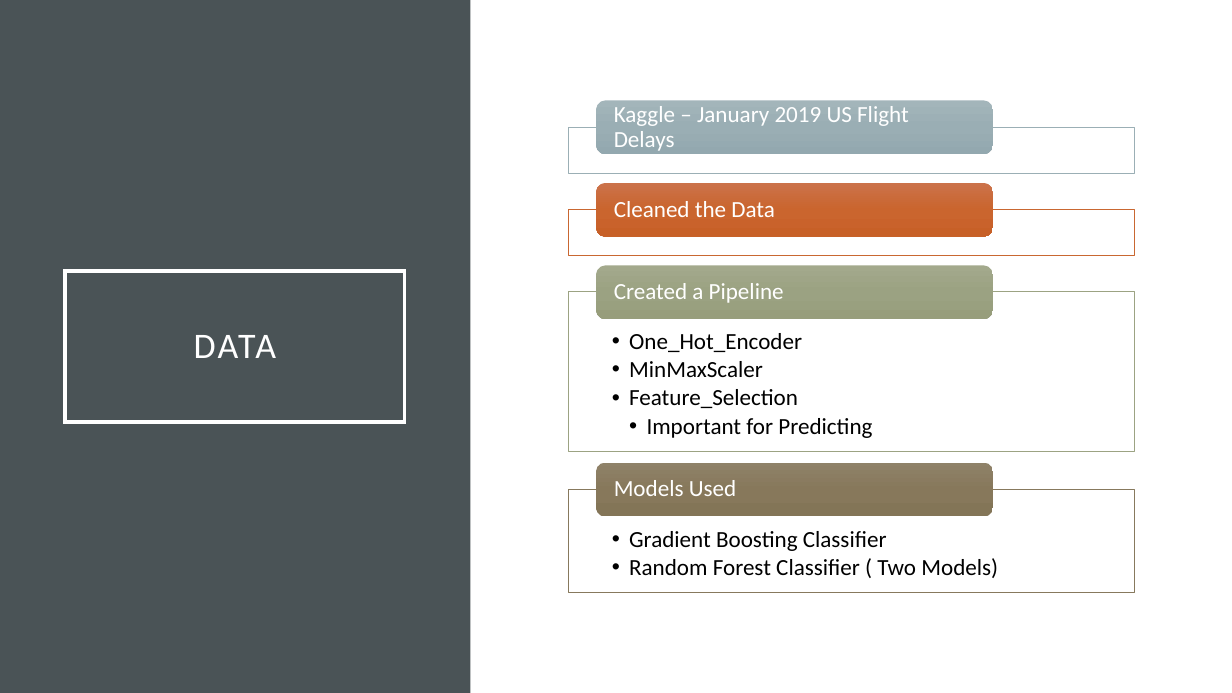
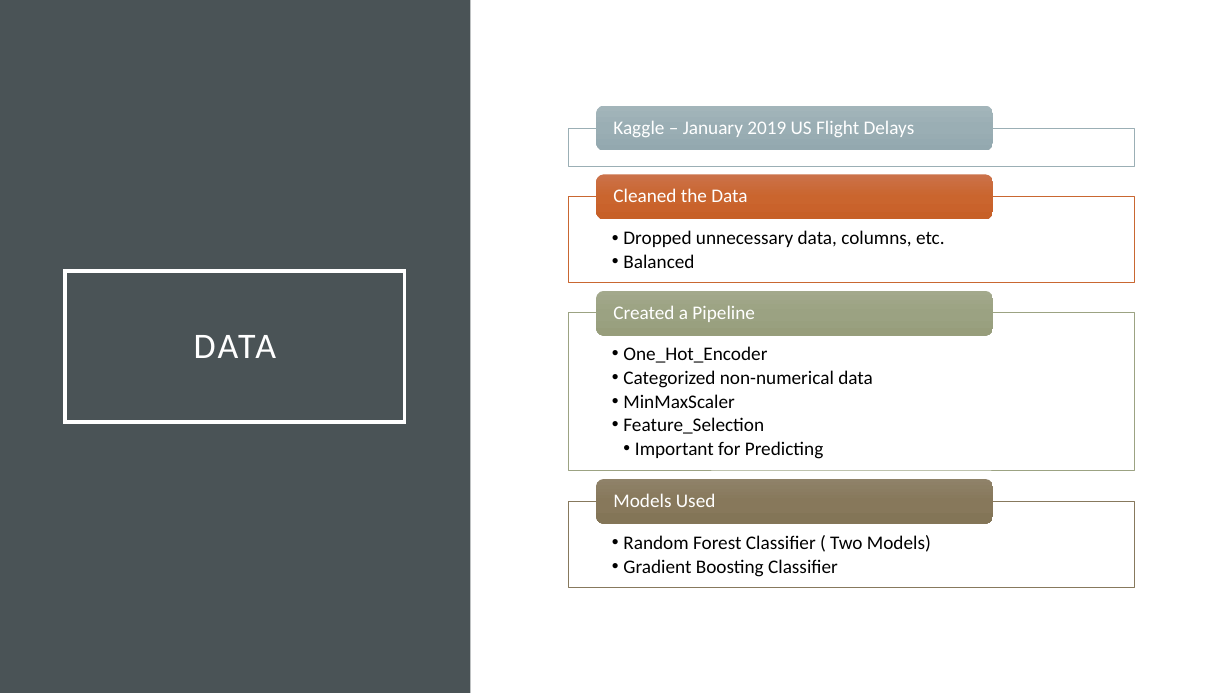
Before and after one commit to coolburton/Flight-delays, a slide deck: slide 4 of Flight Delays.pptx. Drawn at 1232x693 pixels with LibreOffice and Linux fonts; fonts in the diff are those of the drawing. Boxes give left, top, right and bottom in pixels: in the first picture for what was removed or moved away, otherwise in the second. Text is boxed around its words. In the diff, an @@ line names an element or a change of style, - is before the commit and + after.

Commit message:
new ppt

```diff
--- a/Flight Delays.pptx
+++ b/Flight Delays.pptx
@@ rounded rectangle: place and size @@
-rounded rectangle at [596, 101, 993, 154]
+rounded rectangle at [596, 105, 993, 150]
@@ rectangle: place and size @@
-rectangle at [568, 128, 1135, 174]
+rectangle at [568, 128, 1135, 166]
@@ rounded rectangle: place and size @@
-rounded rectangle at [596, 183, 993, 237]
+rounded rectangle at [596, 175, 993, 219]
@@ text "Cleaned the Data": place and size @@
-text "Cleaned the Data" at [614, 201, 775, 217]
+text "Cleaned the Data" at [613, 188, 747, 202]
@@ rectangle: place and size @@
-rectangle at [568, 210, 1135, 256]
+rectangle at [568, 197, 1135, 283]
@@ text added at [623, 230, 945, 268], 15 pt, text #000000 @@
+  • Dropped unnecessary data, columns, etc.
+  • Balanced
@@ rounded rectangle: place and size @@
-rounded rectangle at [596, 265, 993, 319]
+rounded rectangle at [596, 291, 993, 335]
@@ size 18 to 15 pt; less space between paragraphs in 4 elements at [613, 121, 915, 137], [613, 188, 747, 202], [613, 493, 716, 507], [613, 305, 755, 322] @@
@@ text "Created a Pipeline": place and size @@
-text "Created a Pipeline" at [614, 283, 784, 303]
+text "Created a Pipeline" at [613, 305, 755, 322]
@@ text "One_Hot_Encoder": place and size @@
-text "One_Hot_Encoder" at [629, 333, 872, 438]
+text "One_Hot_Encoder" at [623, 346, 873, 459]
@@ rectangle: place and size @@
-rectangle at [568, 291, 1135, 452]
+rectangle at [568, 312, 1135, 470]
@@ text at [623, 346, 823, 459]: size 18 to 15 pt in "One_Hot_Encoder", "MinMaxScaler", "Feature_Selection", "Important for Predicting"; indent changed @@
@@ text at [623, 370, 873, 388]: paragraph added @@
+  • Categorized non-numerical data
@@ rounded rectangle: place and size @@
-rounded rectangle at [596, 463, 993, 517]
+rounded rectangle at [596, 479, 993, 523]
@@ rectangle: place and size @@
-rectangle at [568, 490, 1135, 593]
+rectangle at [568, 502, 1135, 588]
@@ text "Models Used": place and size @@
-text "Models Used" at [614, 480, 736, 496]
+text "Models Used" at [613, 493, 716, 507]
@@ text at [623, 535, 931, 552]: paragraph added @@
+  • Random Forest Classifier ( Two Models)
@@ text at [623, 559, 838, 577]: size 18 to 15 pt in "Gradient Boosting Classifier"; indent changed @@
@@ text at [629, 558, 998, 578]: paragraph removed @@
-  • Random Forest Classifier ( Two Models)
```
Also in this commit, not shown: 2 other slides changed, 2 slides added, 2 slides removed.
